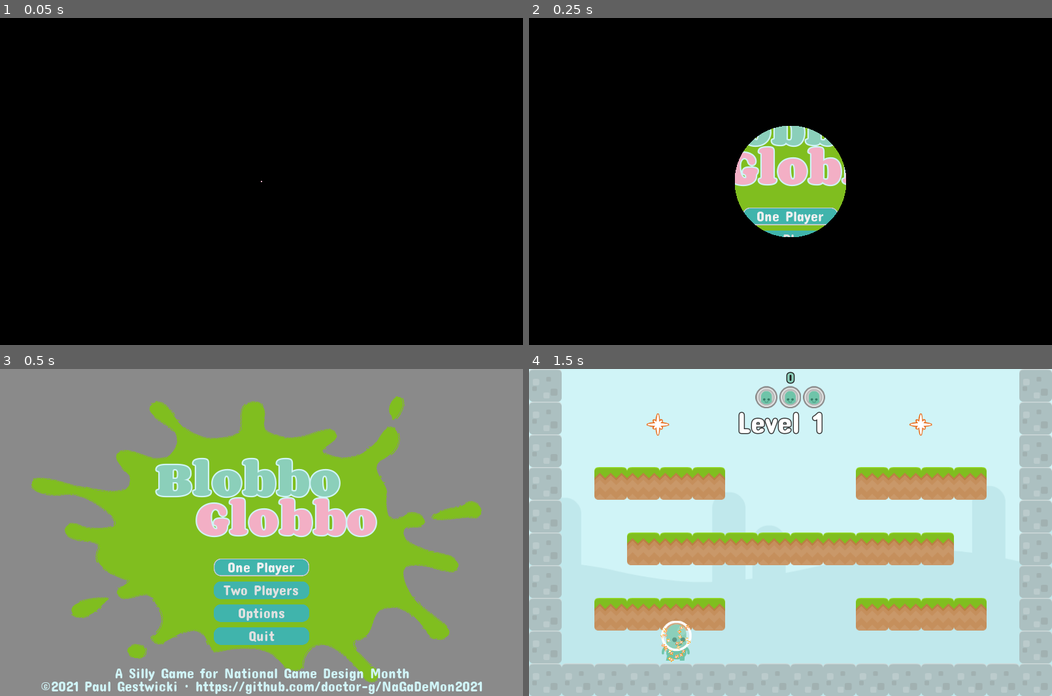
Above: before the commit, frames 1-4 (two rows, left to right).
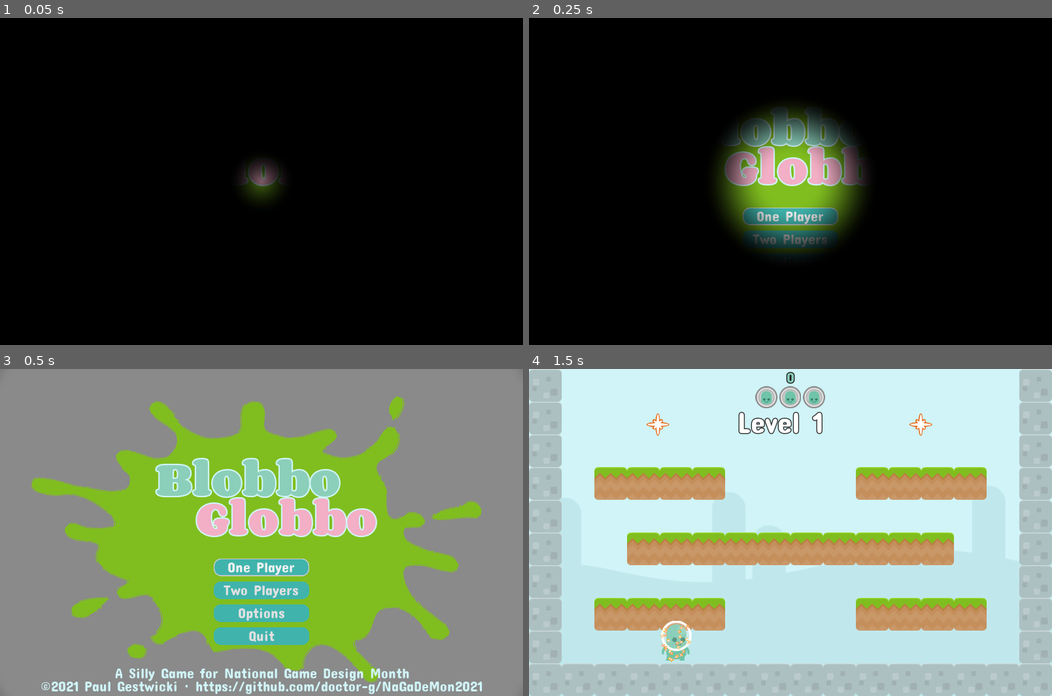
Above: after the commit, the same moments.

Repository: doctor-g/AltNaGaDeMon2021
Game: Godot game, scene res://Screens/MainMenu.tscn
Two runs of this game, one before a commit and one after it. Both use one fixed random seed, a clock stepped at 60 frames per second and the inputs below. This scene is started directly instead of the project's main scene.
Inputs:
- Up to frame 1 (0.05 s): no input
- Up to frame 2 (0.25 s): no input
- Up to frame 3 (0.5 s): no input
- Up to frame 4 (1.5 s): click "One Player" at 0.5 s

The runs differ from the first frame. In frame 1, 0.7% of the frame differs, in the area x 46-54%, y 43-56%; in frame 2, 7.6%, in the area x 35-65%, y 27-73%; in frame 3, less than 0.1%; in frame 4, nothing differs.

Commit message:
Soften wipes with smoothstep (hermite functions)
Note that there are little artifacts left at the very beginning
and the very end of the splash screen wipe, but they are not
noticeable in practice because of the scene transitions.

Diff:
--- a/project/Screens/MainMenu.tscn
+++ b/project/Screens/MainMenu.tscn
@@ -19,17 +19,19 @@
 font_data = ExtResource( 7 )
 
 [sub_resource type="Shader" id=5]
-code = "// See https://godotshaders.com/shader/simple-circle-transition-2/
+code = "// Based on https://godotshaders.com/shader/simple-circle-transition-2/
+// but using smoothstep to get a transitional area around the circle.
 shader_type canvas_item;
 
 uniform float circle_size : hint_range(0,1) = 0.5;
 uniform float width = 1120;
 uniform float height = 700;
+uniform float smoothing = 0.1;
 
 void fragment() {
 	float ratio = width / height;
 	float dist = distance(vec2(0.5,0.5), vec2(mix(0.5, UV.x, ratio), UV.y));
-	COLOR.a = step(circle_size, dist);
+	COLOR.a = smoothstep(circle_size-smoothing, circle_size+smoothing, dist);
 }"
 
 [sub_resource type="ShaderMaterial" id=6]
@@ -37,6 +39,7 @@
 shader_param/circle_size = 1.0
 shader_param/width = 1120.0
 shader_param/height = 700.0
+shader_param/smoothing = 0.1
 
 [sub_resource type="Animation" id=7]
 resource_name = "Appear"
--- a/project/Screens/SplashScreen.tscn
+++ b/project/Screens/SplashScreen.tscn
@@ -9,22 +9,23 @@
 
 uniform float reveal_slider : hint_range(0,1);
 uniform float hide_slider : hint_range(0,1);
+uniform float smoothing = 0.1;
 
 void fragment()
 {
-	if (UV.x > reveal_slider || UV.x < hide_slider)
-	{
-		COLOR = vec4(0,0,0,1);
-	}
-	else {
-		COLOR = vec4(0,0,0,0);
-	}
+	if (UV.x >= reveal_slider)
+		COLOR.a = smoothstep(reveal_slider, reveal_slider+smoothing, UV.x);
+	else if (UV.x <= hide_slider)
+		COLOR.a = 1.0-smoothstep(hide_slider-smoothing, hide_slider, UV.x);
+	else
+		COLOR.a = 0.0;
 }"
 
 [sub_resource type="ShaderMaterial" id=2]
 shader = SubResource( 1 )
 shader_param/reveal_slider = 0.0
 shader_param/hide_slider = 0.0
+shader_param/smoothing = 0.1
 
 [sub_resource type="Animation" id=3]
 resource_name = "OverlayAnimation"
